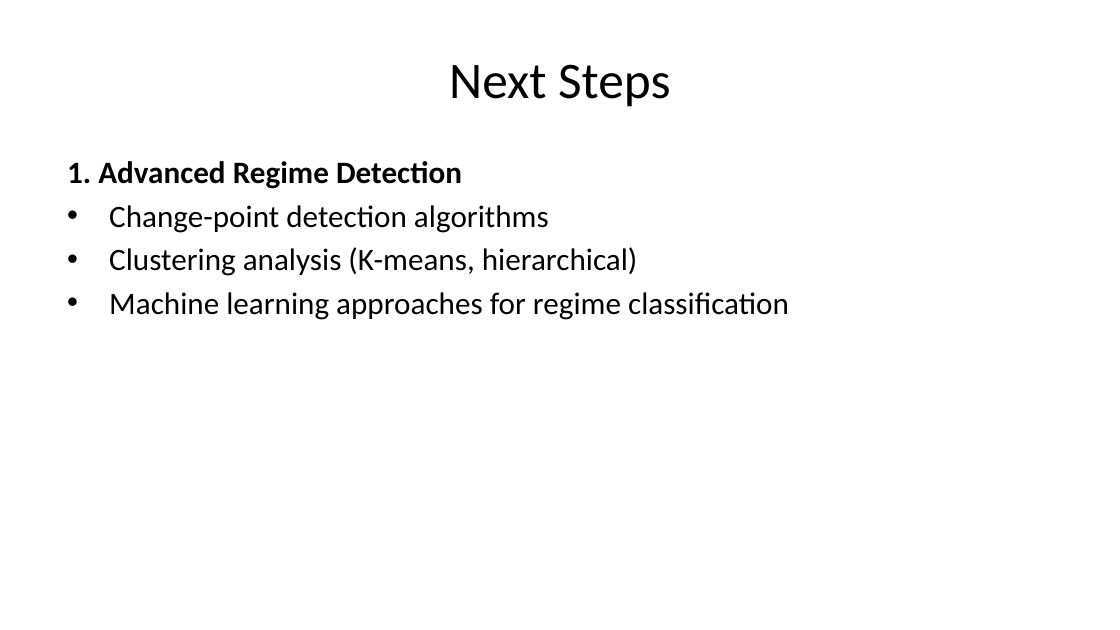
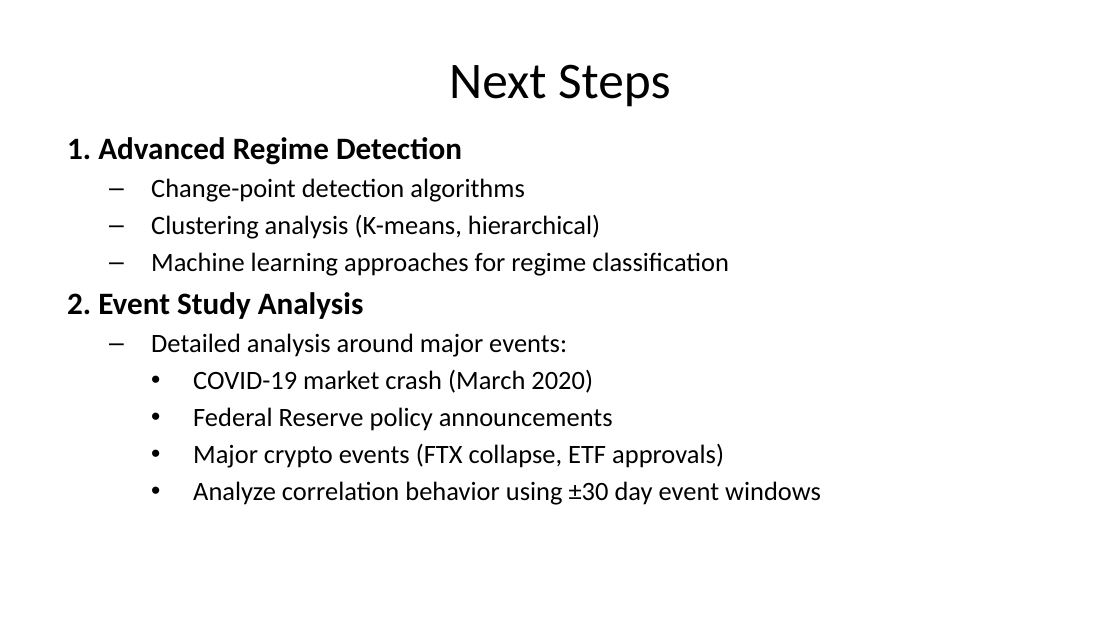
Before and after one commit to SakethKanchi/Cryptocurrency_Commodity_Correlation, a slide deck: slide 33 of presentation.pptx (slide 34 before the commit). Drawn at 1120x630 pixels with LibreOffice and Linux fonts; fonts in the diff are those of the drawing. Boxes give left, top, right and bottom in pixels: in the first picture for what was removed or moved away, otherwise in the second. Text is boxed around its words. In the diff, an @@ line names an element or a change of style, - is before the commit and + after.

```diff
--- a/presentation.pptx
+++ b/presentation.pptx
@@ text "1. Advanced Regime Detection": place and size @@
-text "1. Advanced Regime Detection" at (67,161,789,320)
+text "1. Advanced Regime Detection" at (67,137,821,505)
@@ text at (151,178,729,276): size 20 to 17 pt in "Change-point detection algorithms", "Clustering analysis (K-means, hierarchical)", "Machine learning approaches for regime classification"; bullet • to –; list level 1 to 2 in "Change-point detection algorithms"; list level 1 to 2 in "Clustering analysis (K-means, hierarchical)"; list level 1 to 2 in "Machine learning approaches for regime ..." @@
@@ text at (67,292,821,505): paragraphs added @@
+2. Event Study Analysis
+  – Detailed analysis around major events:
+    • COVID-19 market crash (March 2020)
+    • Federal Reserve policy announcements
+    • Major crypto events (FTX collapse, ETF approvals)
+    • Analyze correlation behavior using ±30 day event windows
```
Also in this commit, not shown: 11 other slides changed, 1 slide added, 5 slides removed, 34 other files.
